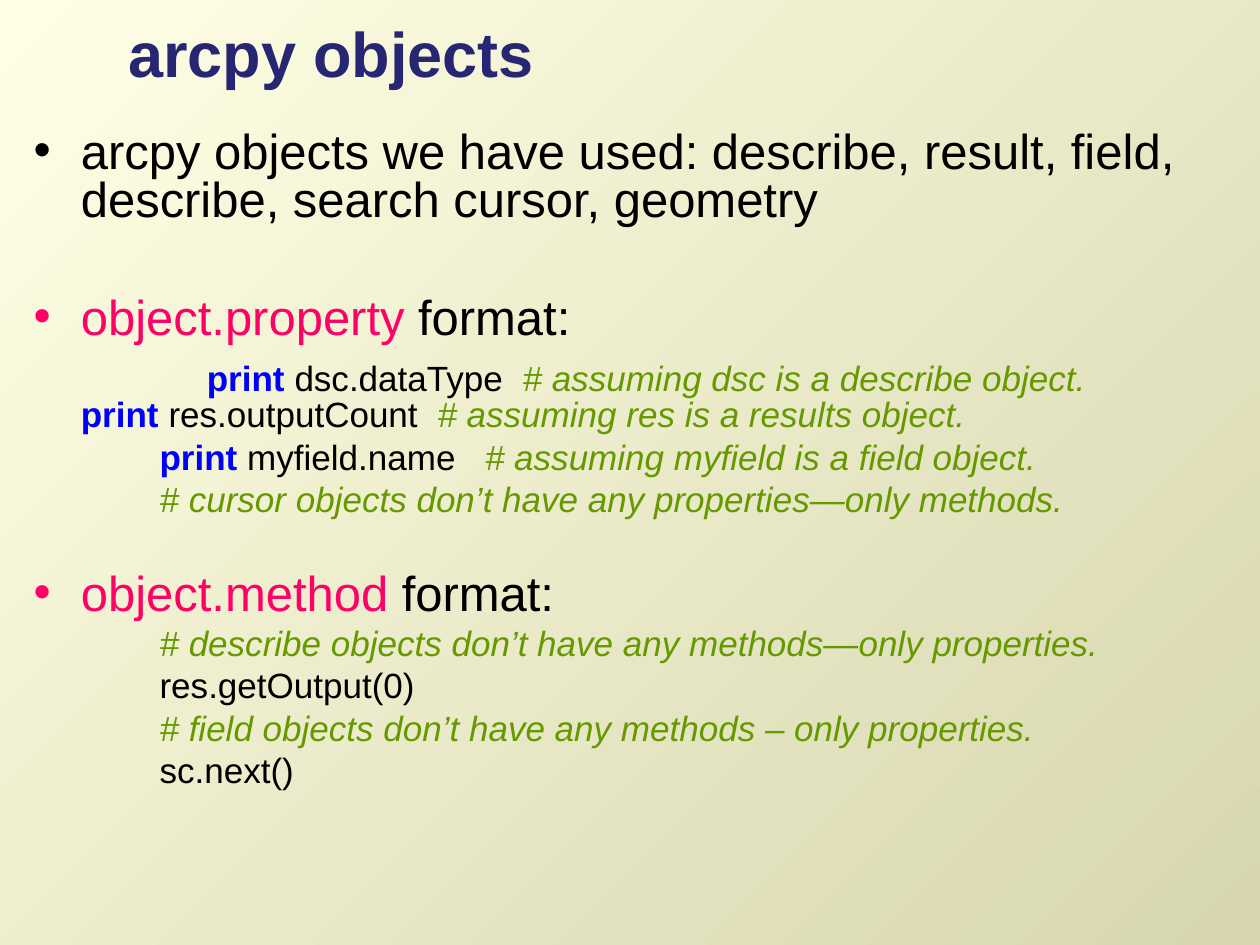
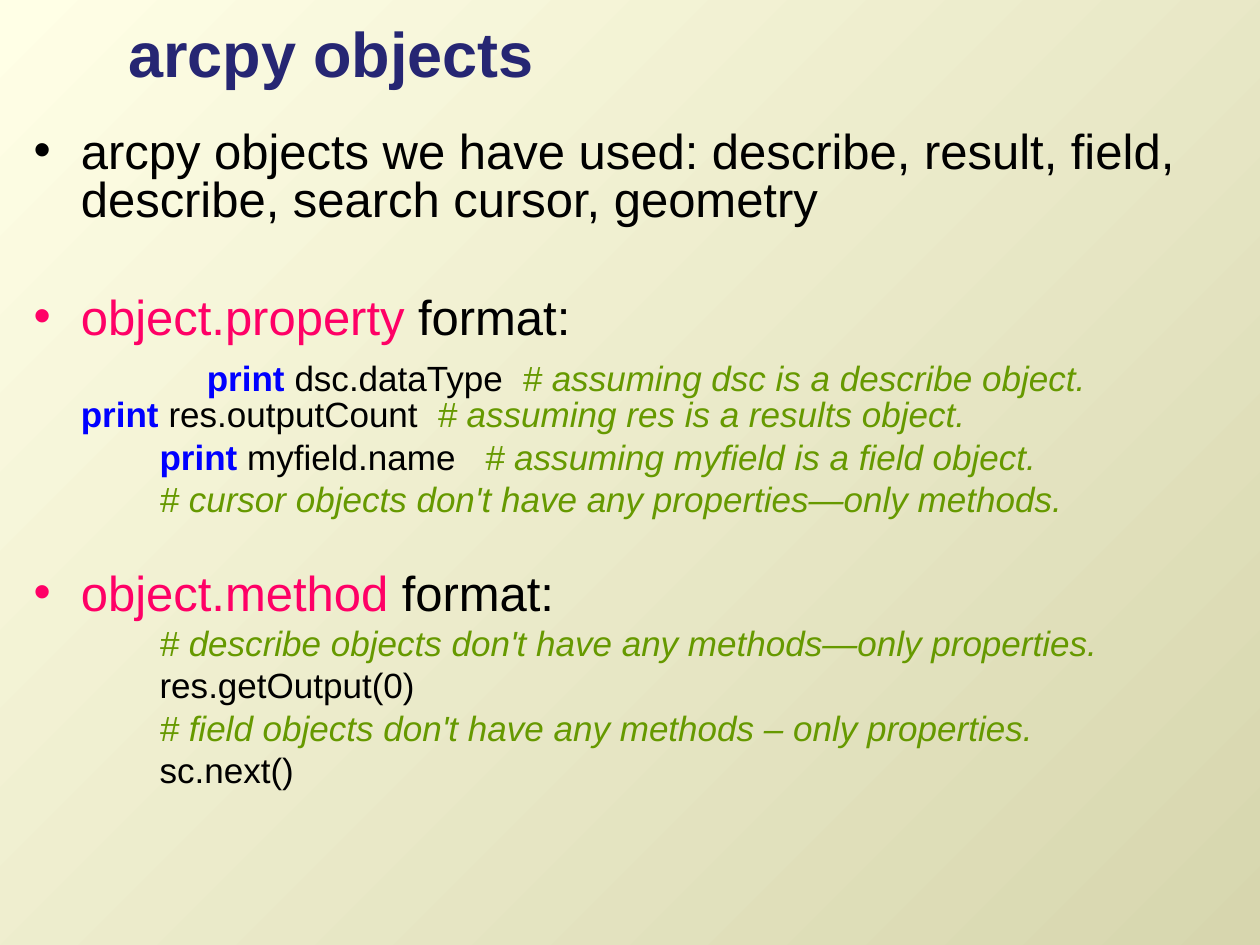
Before and after one commit to lgtateos/gis540, a slide deck: slide 9 of slides/classes.ppt. Drawn at 1260x945 pixels with LibreOffice and Linux fonts; fonts in the diff are those of the drawing. Boxes give left, top, right and bottom in pixels: in the first picture for what was removed or moved away, otherwise in the second. Text is boxed around its words. In the diff, an @@ line names an element or a change of style, - is before the commit and + after.

```diff
--- a/slides/classes.ppt
+++ b/slides/classes.ppt
@@ text at (189, 486, 1062, 519): text changed @@
-    # cursor objects don’t have any properties—only methods.
+    # cursor objects don't have any properties—only methods.
@@ text at (189, 630, 1096, 663): text changed @@
-    # describe objects don’t have any methods—only properties.
+    # describe objects don't have any methods—only properties.
@@ text at (189, 715, 1032, 748): text changed @@
-    # field objects don’t have any methods – only properties.
+    # field objects don't have any methods – only properties.
```
Also in this commit, not shown: 15 other slides changed.
